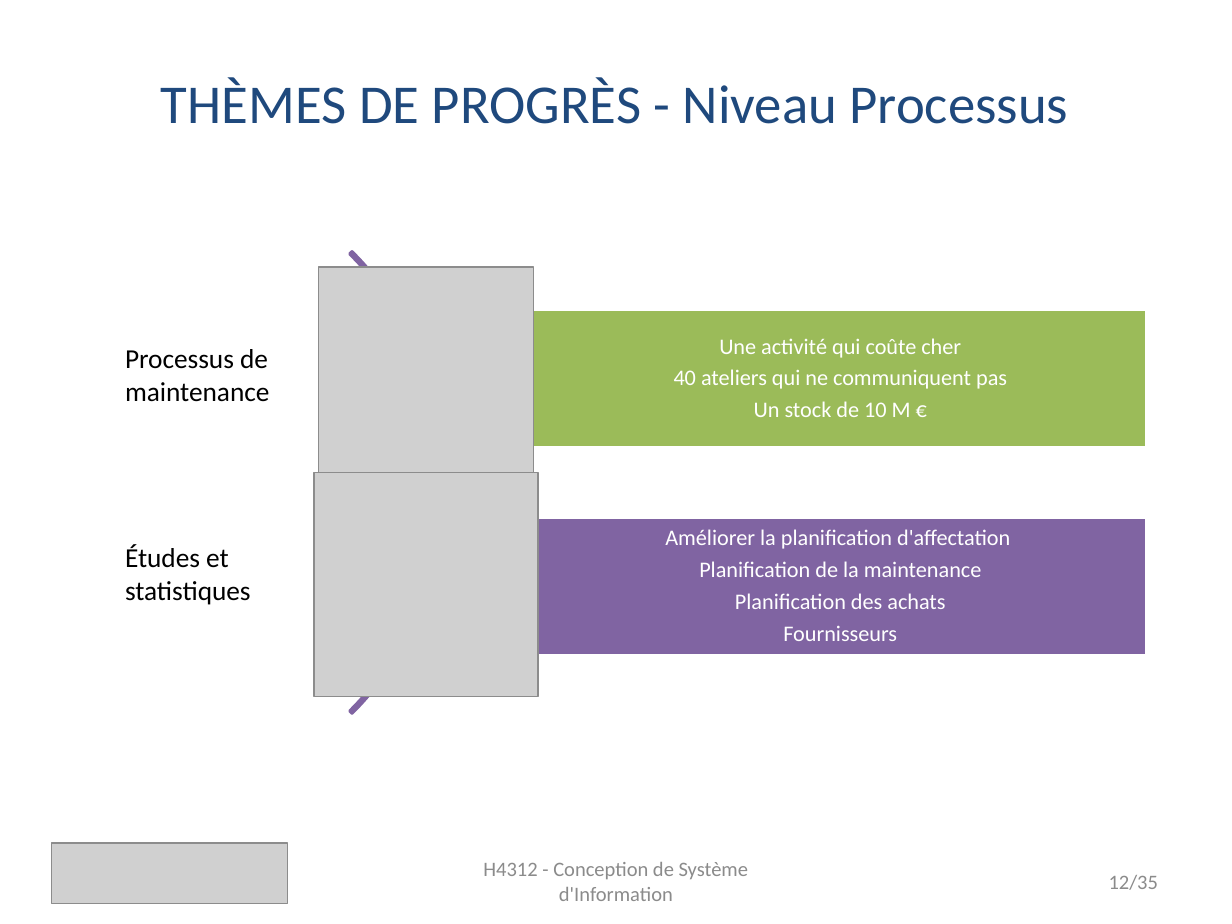
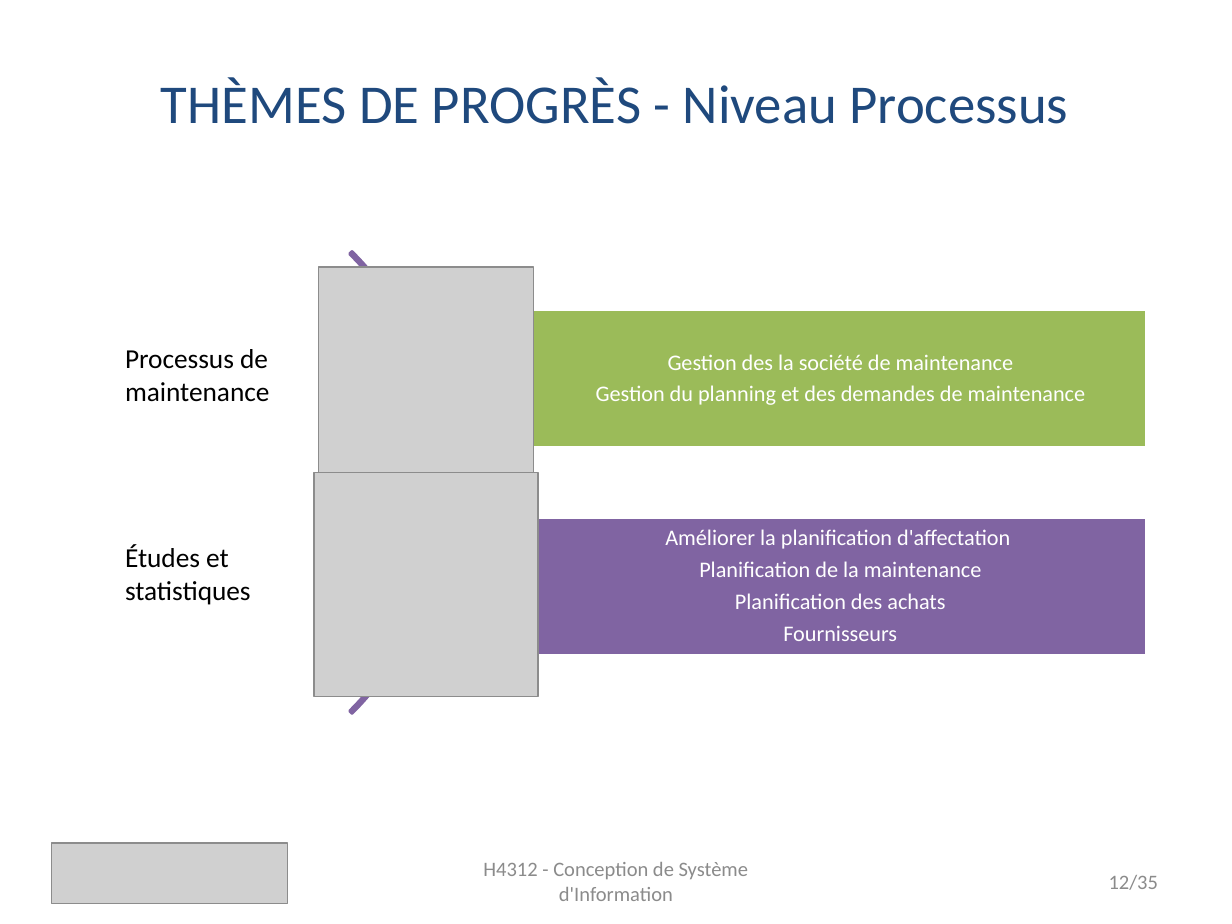
Before and after one commit to monicaGolumbeanu/GSTP, a slide deck: slide 12 of rapports/presentation/presentationFinale.pptx. Drawn at 1232x924 pixels with LibreOffice and Linux fonts; fonts in the diff are those of the drawing; grey boxes stand for pictures. Boxes give left, top, right and bottom in pixels: in the first picture for what was removed or moved away, otherwise in the second. Text is boxed around its words. In the diff, an @@ line names an element or a change of style, - is before the commit and + after.

Commit message:
gestion projet et corrections tableau et texte soraya

```diff
--- a/rapports/presentation/presentationFinale.pptx
+++ b/rapports/presentation/presentationFinale.pptx
@@ text at (596, 354, 1086, 405): text changed @@
-Une activité qui coûte cher
-40 ateliers qui ne communiquent pas
-Un stock de 10 M €
+Gestion des la société de maintenance
+Gestion du planning et des demandes de maintenance
```
Also in this commit, not shown: 11 other files.
